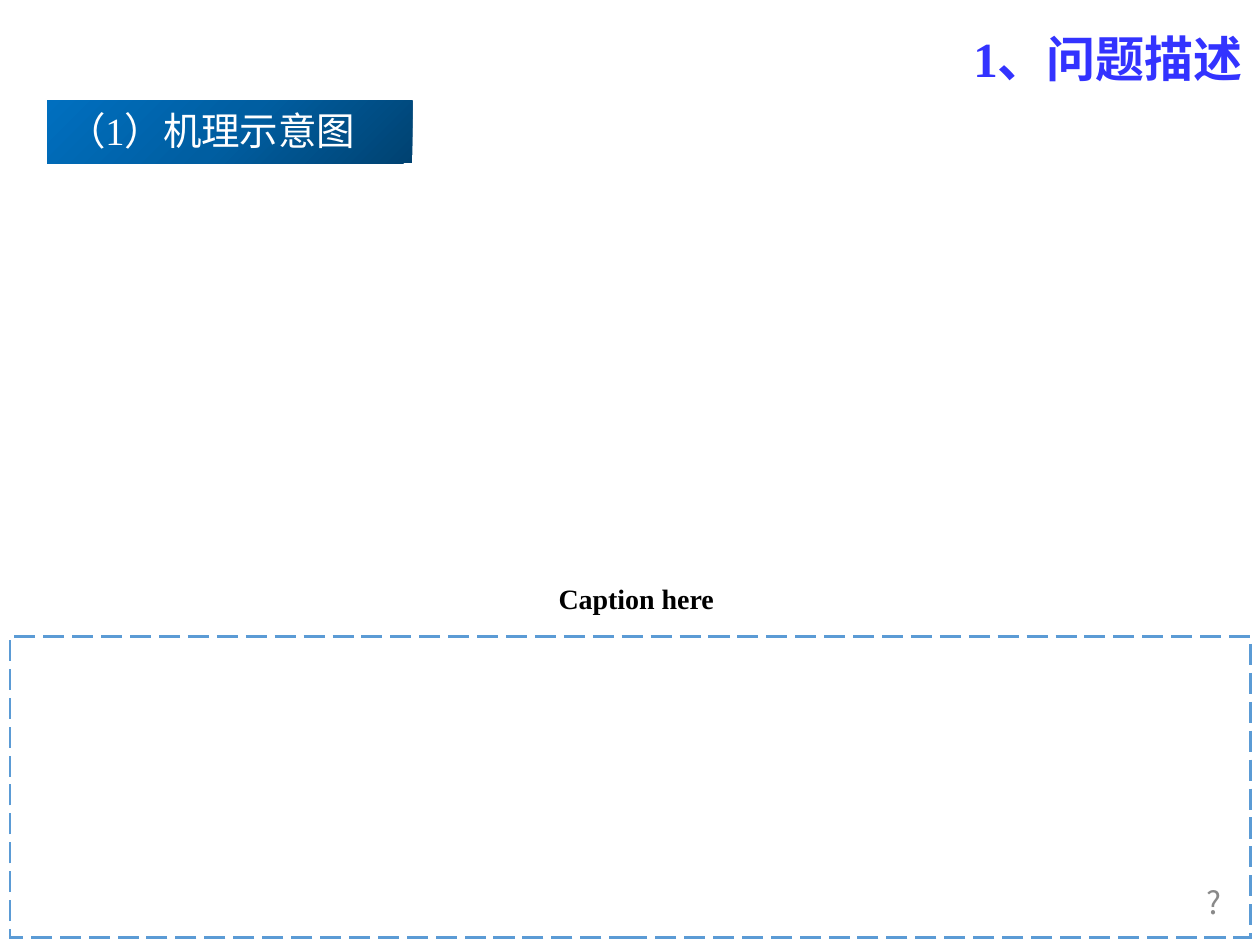
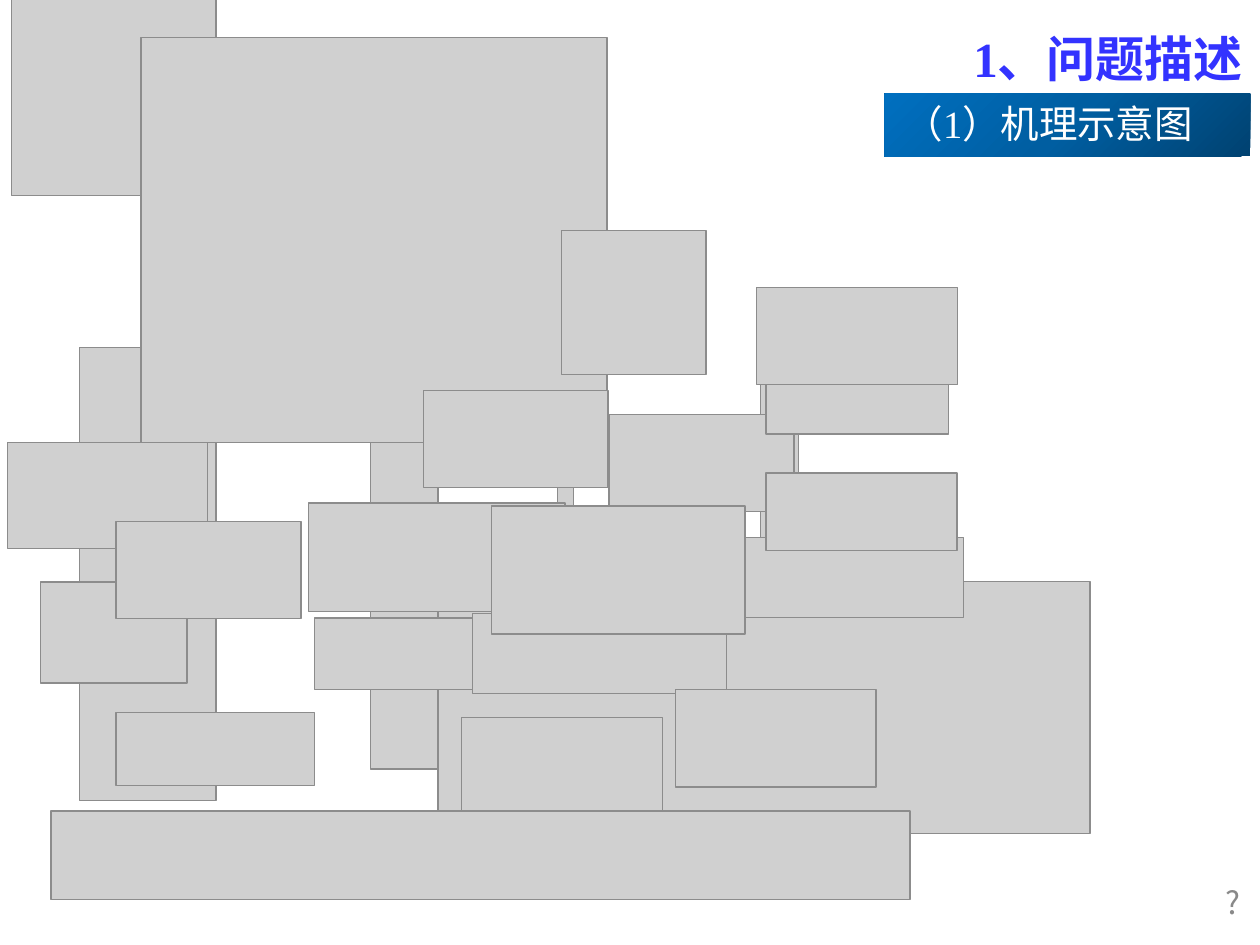
Before and after one commit to PaperStrange/ResearchRecorder, a slide deck: slide 3 of Report notes/GDL_PorosityDistribution.pptx (slide 2 before the commit). Drawn at 1260x945 pixels with LibreOffice and Linux fonts; fonts in the diff are those of the drawing; grey boxes stand for pictures. Boxes give left, top, right and bottom in pixels: in the first picture for what was removed or moved away, otherwise in the second. Text is boxed around its words. In the diff, an @@ line names an element or a change of style, - is before the commit and + after.

```diff
--- a/Report notes/GDL_PorosityDistribution.pptx
+++ b/Report notes/GDL_PorosityDistribution.pptx
@@ picture added at (11, 0, 215, 195) @@
@@ picture added at (141, 38, 607, 442) @@
@@ text "（1）机理示意图": place and size @@
-text "（1）机理示意图" at (67, 112, 355, 156)
+text "（1）机理示意图" at (905, 105, 1193, 149)
@@ rectangle: place and size @@
-rectangle at (47, 101, 412, 164)
+rectangle at (885, 93, 1250, 156)
@@ picture added at (562, 231, 706, 374) @@
@@ picture added at (757, 287, 958, 384) @@
@@ picture added at (370, 316, 438, 770) @@
@@ picture added at (760, 316, 798, 770) @@
@@ picture added at (79, 348, 217, 801) @@
@@ picture added at (766, 357, 949, 435) @@
@@ picture added at (557, 368, 573, 822) @@
@@ picture added at (423, 391, 609, 488) @@
@@ picture added at (609, 415, 794, 512) @@
@@ picture added at (8, 442, 207, 548) @@
@@ picture added at (766, 472, 958, 551) @@
@@ picture added at (309, 503, 564, 611) @@
@@ picture added at (491, 507, 745, 635) @@
@@ picture added at (116, 522, 301, 619) @@
@@ picture added at (709, 537, 963, 617) @@
@@ picture added at (40, 582, 186, 683) @@
@@ picture added at (438, 581, 1090, 833) @@
@@ text removed at (559, 589, 714, 615) @@
-Caption here
@@ picture added at (314, 619, 480, 690) @@
@@ picture added at (472, 614, 726, 694) @@
@@ rectangle removed at (10, 636, 1250, 937) @@
@@ picture added at (116, 713, 314, 786) @@
@@ picture added at (461, 717, 662, 814) @@
@@ picture added at (675, 690, 876, 788) @@
@@ picture added at (52, 811, 911, 900) @@
@@ text "?" rewrapped from (1178, 872, 1251, 931) to (1197, 872, 1260, 931) @@
```
Also in this commit, not shown: 7 other slides changed, 5 slides added, 2 slides removed.
